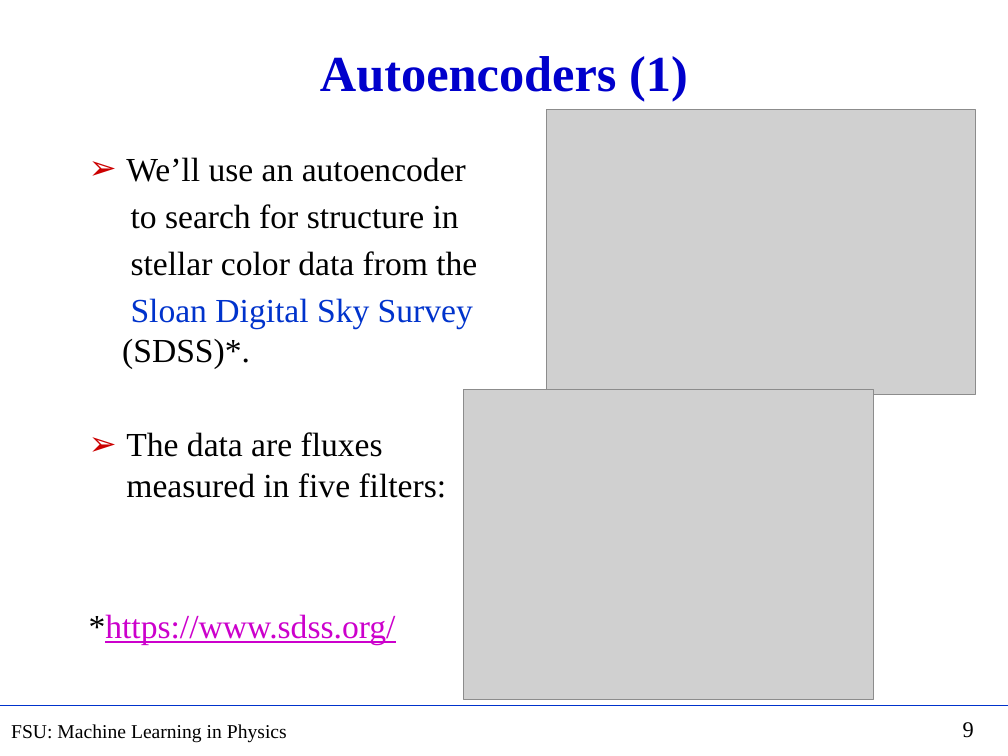
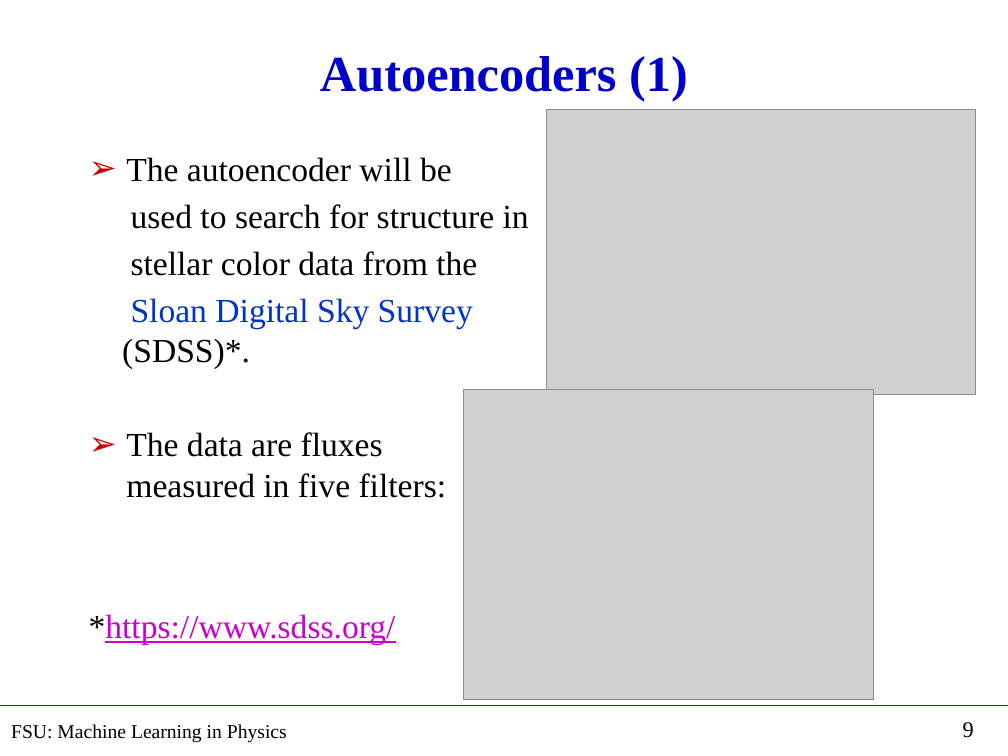
Before and after one commit to hbprosper/mlinphysics, a slide deck: slide 9 of Lectures/05.AE/Lecture_AE.pptx. Drawn at 1008x756 pixels with LibreOffice and Linux fonts; fonts in the diff are those of the drawing; grey boxes stand for pictures. Boxes give left, top, right and bottom in pixels: in the first picture for what was removed or moved away, otherwise in the second. Text is boxed around its words. In the diff, an @@ line names an element or a change of style, - is before the commit and + after.

```diff
--- a/Lectures/05.AE/Lecture_AE.pptx
+++ b/Lectures/05.AE/Lecture_AE.pptx
@@ text at (x1=126, y1=157, x2=529, y2=229): text changed @@
-➢ We’ll use an autoencoder
-to search for structure in
+➢ The autoencoder will be
+used to search for structure in
```
Also in this commit, not shown: 7 other slides changed, 2 other files.
